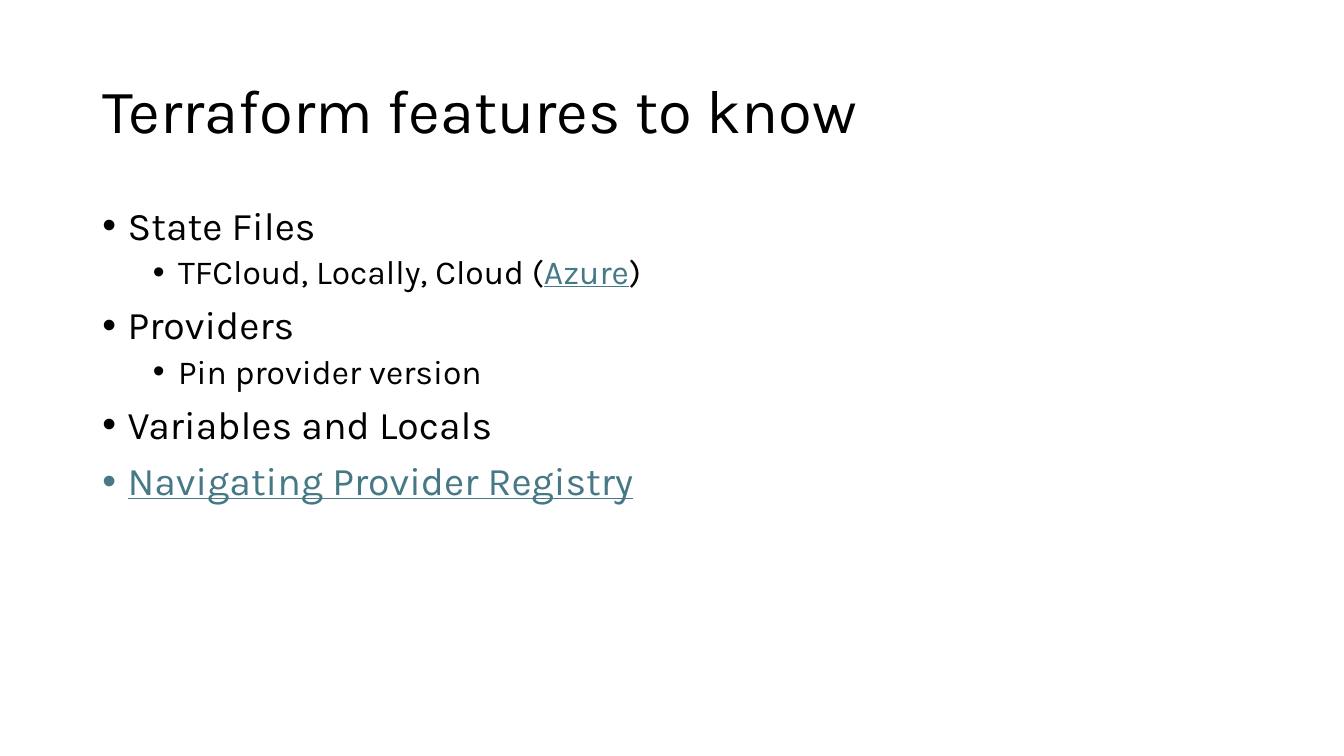
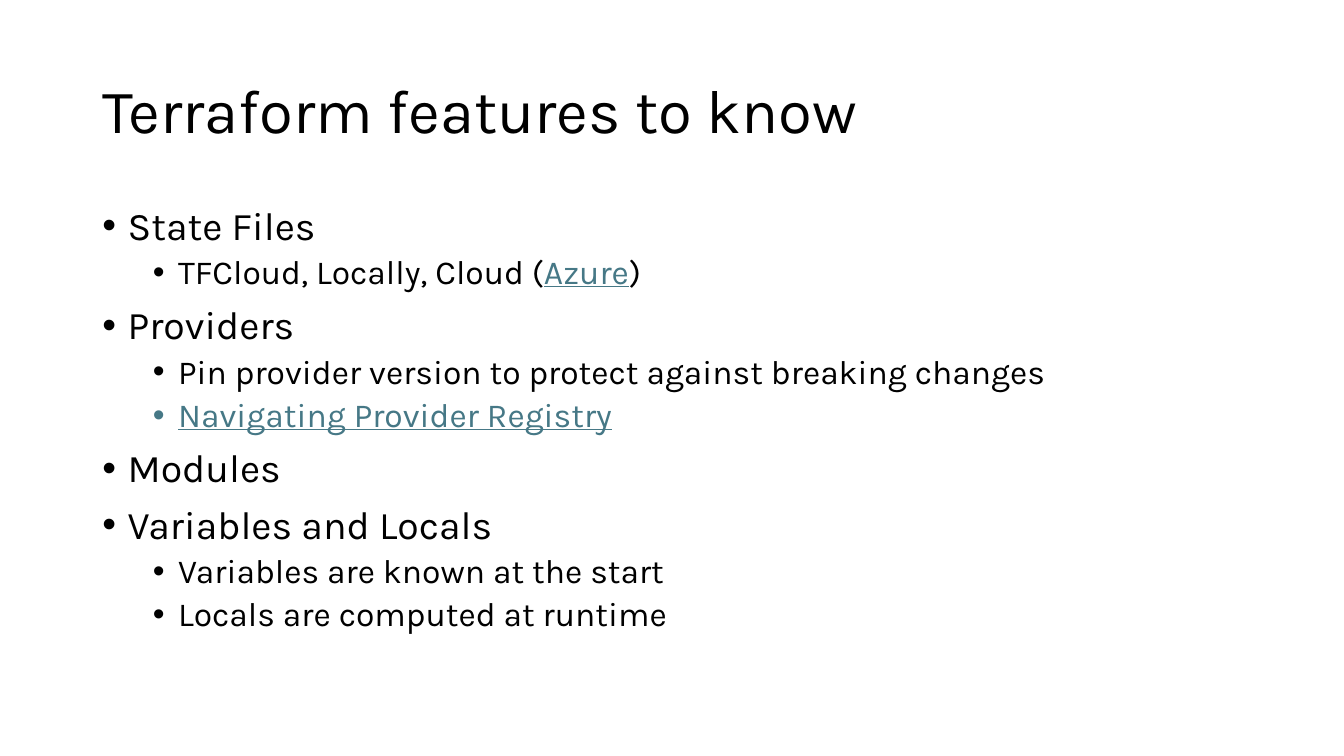
Before and after one commit to 2good4hisowngood/Terraform-tech-talk, a slide deck: slide 4 of Terraform Tech Talk.pptx. Drawn at 1344x756 pixels with LibreOffice and Linux fonts; fonts in the diff are those of the drawing. Boxes give left, top, right and bottom in pixels: in the first picture for what was removed or moved away, otherwise in the second. Text is boxed around its words. In the diff, an @@ line names an element or a change of style, - is before the commit and + after.

```diff
--- a/Terraform Tech Talk.pptx
+++ b/Terraform Tech Talk.pptx
@@ text at (128, 361, 1045, 483): text changed @@
-  • Pin provider version
+  • Pin provider version to protect against breaking changes
+  • Navigating Provider Registry
+• Modules
@@ text at (178, 560, 667, 634): text changed; size 28 to 24 pt; text colour #467886 to #000000 @@
-• Navigating Provider Registry
+  • Variables are known at the start
+  • Locals are computed at runtime
```
Also in this commit, not shown: 3 other slides changed, 1 slide added.
